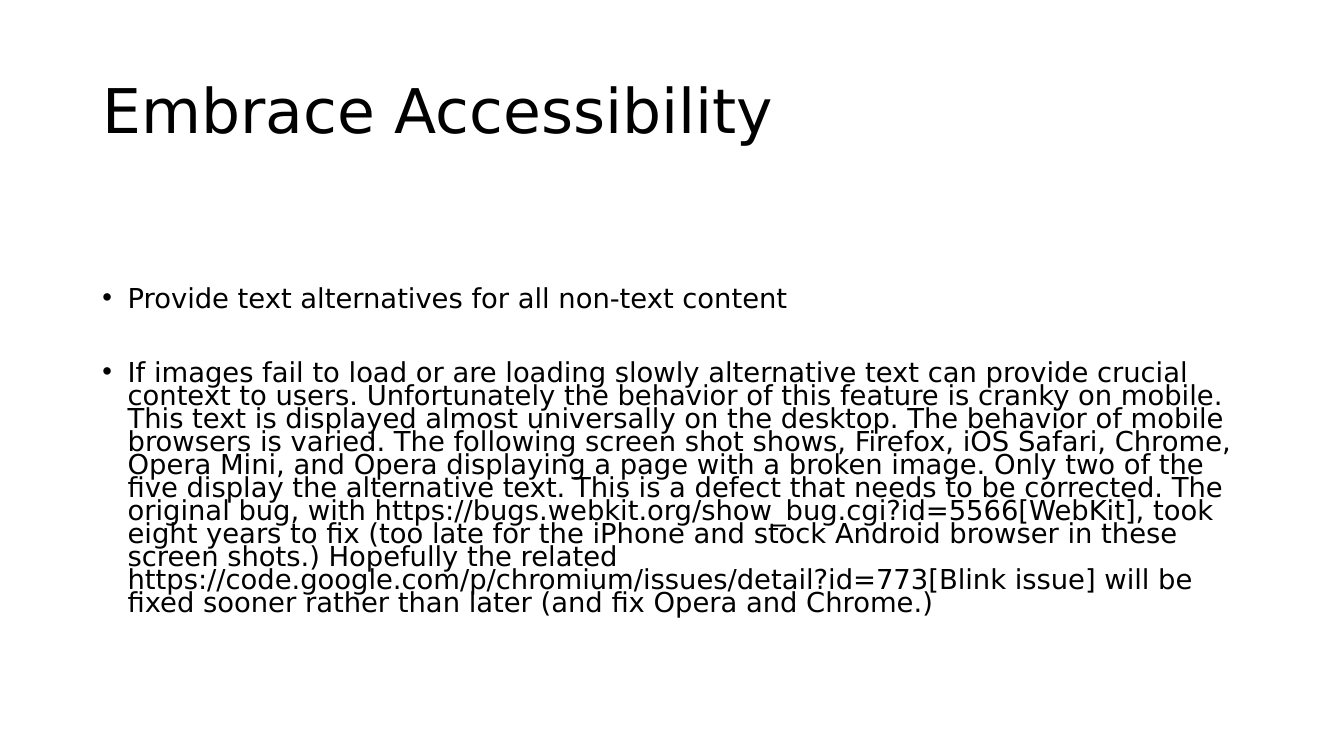
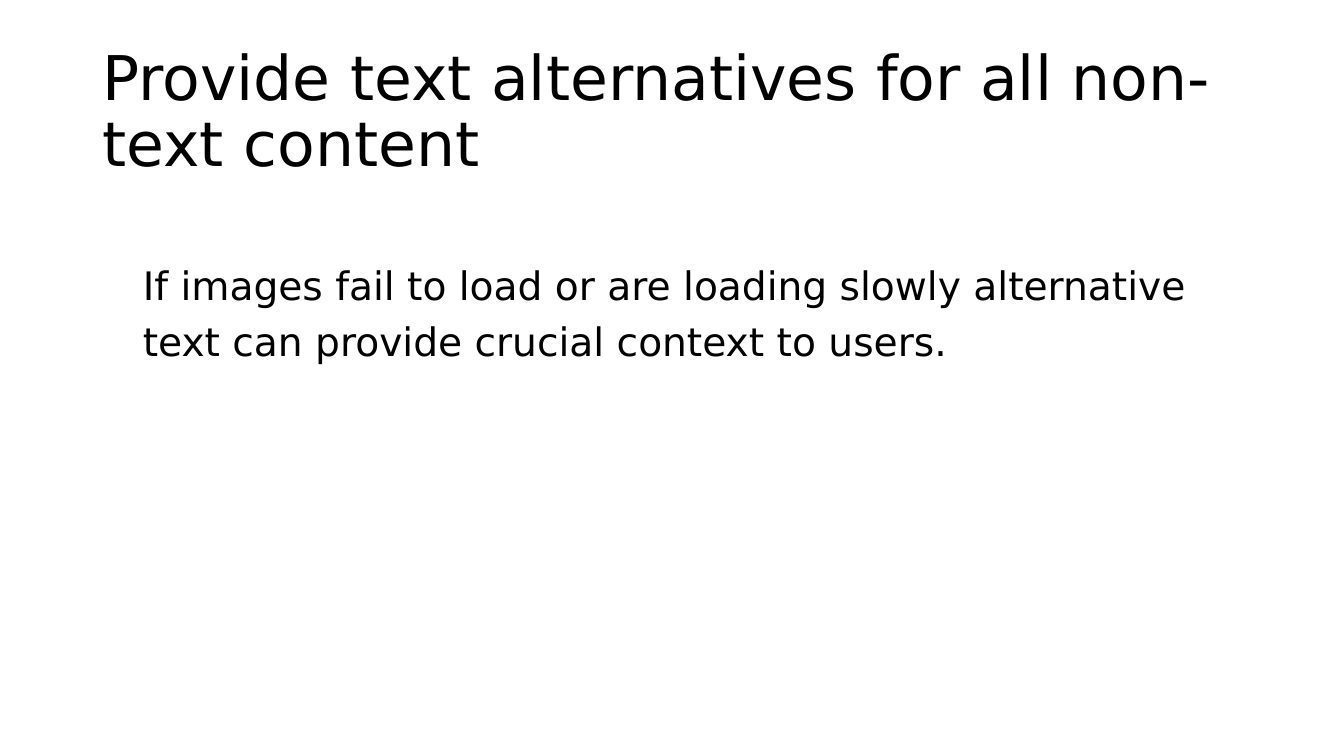
Before and after one commit to roblarsen/rob-larsen-presentations, a slide deck: slide 29 of wild-world-web.pptx (slide 26 before the commit). Drawn at 1344x756 pixels with LibreOffice and Linux fonts; fonts in the diff are those of the drawing; background and template pictures are left out. Boxes give left, top, right and bottom in pixels: in the first picture for what was removed or moved away, otherwise in the second. Text is boxed around its words. In the diff, an @@ line names an element or a change of style, - is before the commit and + after.

```diff
--- a/wild-world-web.pptx
+++ b/wild-world-web.pptx
@@ title at box(102, 53, 1210, 167): text changed @@
-Embrace Accessibility
+Provide text alternatives for all non-text content
@@ text at box(143, 270, 1185, 364): text changed; size 19.6 to 28 pt @@
-• Provide text alternatives for all non-text content
-• If images fail to load or are loading slowly alternative text can provide crucial context to users. Unfortunately the behavior of this feature is cranky on mobile. This text is displayed almost universally on the desktop. The behavior of mobile browsers is varied. The following screen shot shows, Firefox, iOS Safari, Chrome, Opera Mini, and Opera displaying a page with a broken image. Only two of the five display the alternative text. This is a defect that needs to be corrected. The original bug, with https://bugs.webkit.org/show_bug.cgi?id=5566[WebKit], took eight years to fix (too late for the iPhone and stock Android browser in these screen shots.) Hopefully the related https://code.google.com/p/chromium/issues/detail?id=773[Blink issue] will be fixed sooner rather than later (and fix Opera and Chrome.)
+If images fail to load or are loading slowly alternative text can provide crucial context to users.
```
Also in this commit, not shown: 16 other slides changed, 8 slides added.
